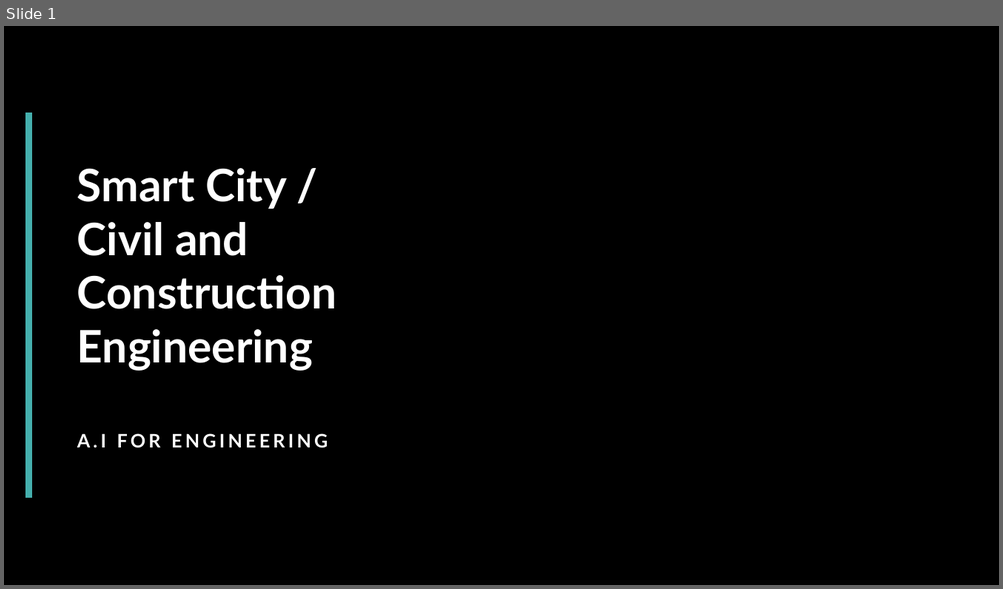
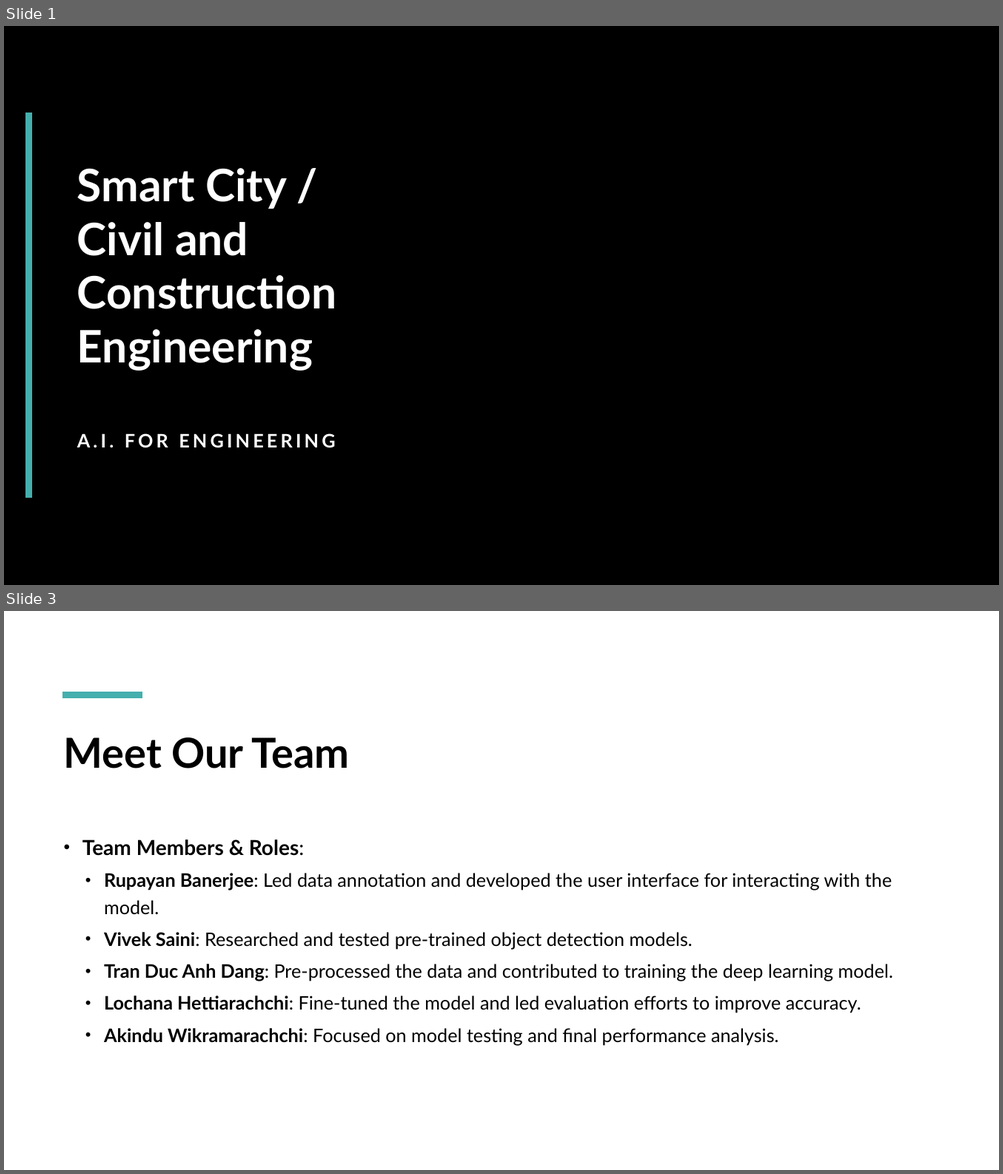
Before and after one commit to kinqsradio/COS40007-Artificial-Intelligence-for-Engineering, a slide deck: group_assignment/presentation/presentation.pptx. Shown one above the other, each under a label of ours: slide 1 before the commit, slides 1 and 3 after it; the slides between them are not shown. The pictures are 1003x589 and 1003x1174 pixels, drawn with LibreOffice and Linux fonts; fonts in the diff are those of the drawing; background and template pictures are left out. Boxes give left, top, right and bottom in pixels: in the first picture for what was removed or moved away, otherwise in the second. Text is boxed around its words. In the diff, an @@ line names an element or a change of style, - is before the commit and + after.

```diff
--- a/group_assignment/presentation/presentation.pptx
+++ b/group_assignment/presentation/presentation.pptx
@@ slide 3 added at (4,611,999,1170), background #FFFFFF @@
@@ line added from (62, 695) to (142, 695), #45AFAD 6 pt @@
@@ title added at (64,738,349,769), 40 pt, text #000000, bold @@
+Meet Our Team
@@ text added at (82,840,893,1045), 18 pt, text #000000 @@
+• Team Members & Roles:
+  • Rupayan Banerjee: Led data annotation and developed the user interface for interacting with the model.
+  • Vivek Saini: Researched and tested pre-trained object detection models.
+  • Tran Duc Anh Dang: Pre-processed the data and contributed to training the deep learning model.
+  • Lochana Hettiarachchi: Fine-tuned the model and led evaluation efforts to improve accuracy.
+  • Akindu Wikramarachchi: Focused on model testing and final performance analysis.
@@ slide 1 changed as well @@
@@ subtitle at (77,434,335,449): text changed @@
-A.I FOR ENGINEERING
+A.I. FOR ENGINEERING
```
Also in this commit, not shown: 1 other slide changed, 4 other slides added, 4 slides removed.
